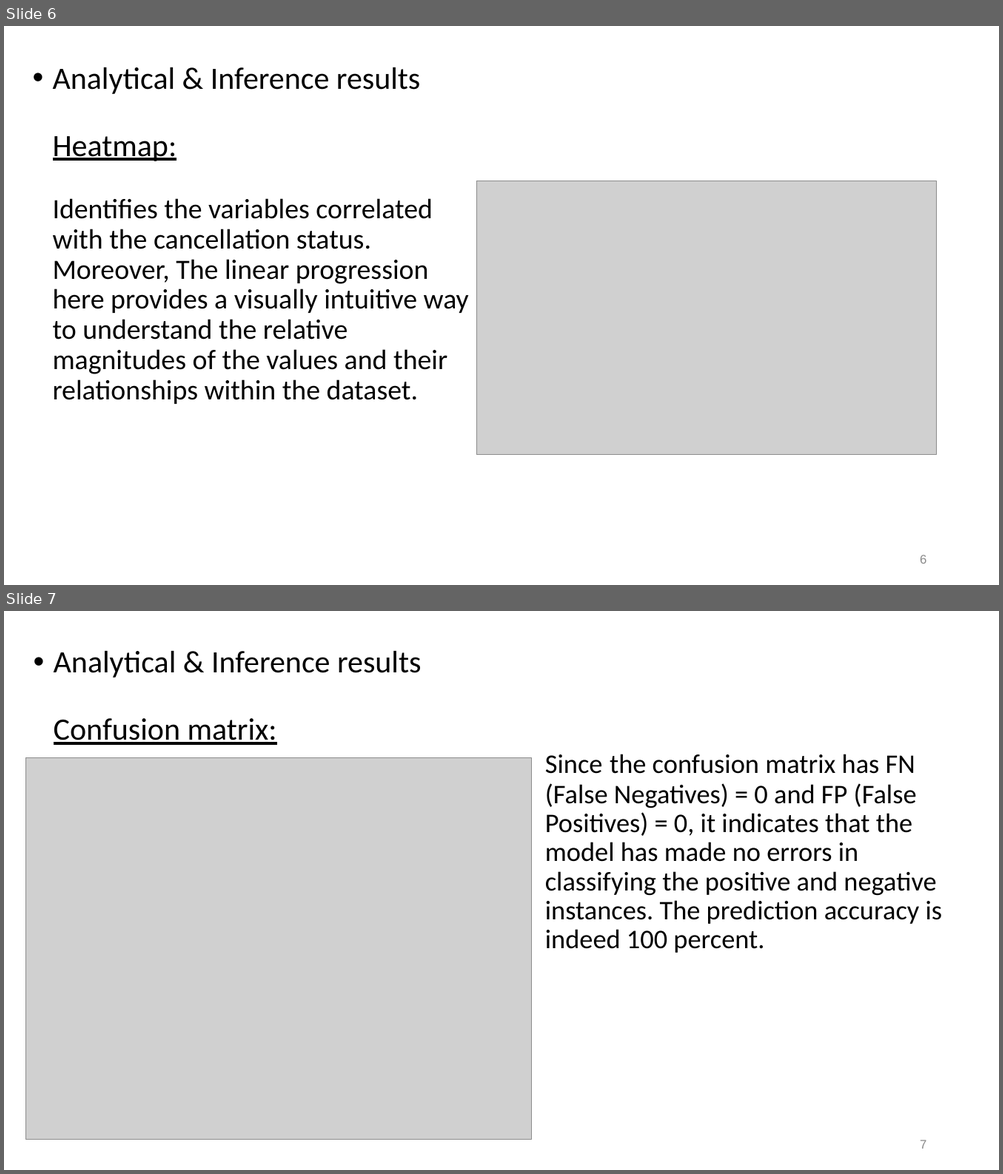
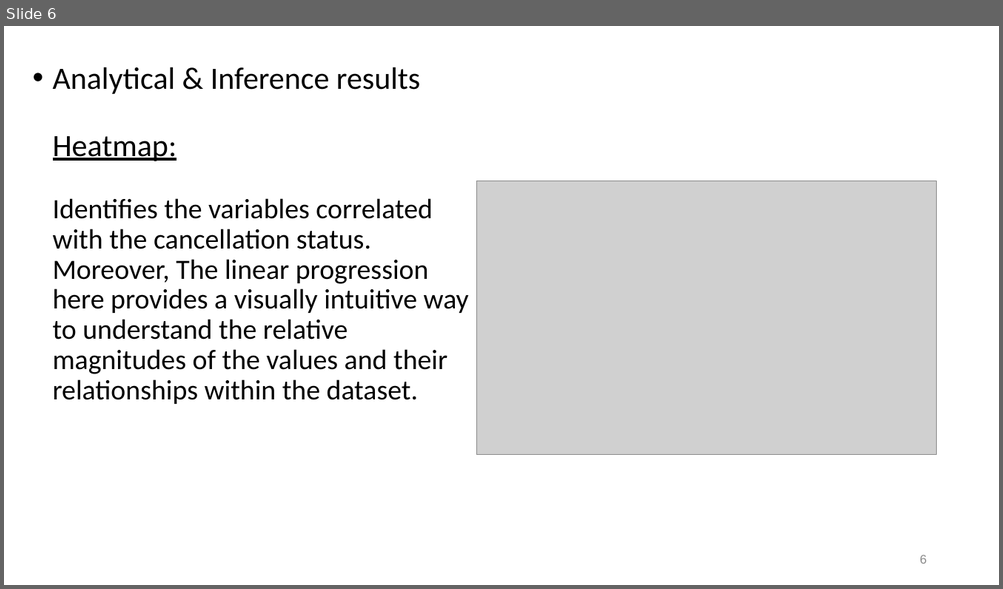
Before and after one commit to Justicea83/data-analytics-assignment, a slide deck: Presentation.pptx. Shown one above the other, each under a label of ours: slides 6 and 7 before the commit, slide 6 after it. The pictures are 1003x1174 and 1003x589 pixels, drawn with LibreOffice and Linux fonts; fonts in the diff are those of the drawing; grey boxes stand for pictures. Boxes give left, top, right and bottom in pixels: in the first picture for what was removed or moved away, otherwise in the second. Text is boxed around its words. In the diff, an @@ line names an element or a change of style, - is before the commit and + after.

Commit message:
changes

```diff
--- a/Presentation.pptx
+++ b/Presentation.pptx
@@ slide 7 removed at bbox=[4, 611, 999, 1170], background #FFFFFF @@
@@ text removed at bbox=[54, 651, 942, 953] @@
-• Analytical & Inference results
-  Confusion matrix:
-  Since the confusion matrix has FN (False Negatives) = 0 and FP (False Positives) = 0, it indicates that the model has made no errors in classifying the positive and negative instances. The prediction accuracy is indeed 100 percent.
@@ picture removed at bbox=[25, 758, 532, 1140] @@
@@ page number removed at bbox=[919, 1140, 926, 1149] @@
-7
```
Also in this commit, not shown: 1 slide added.
